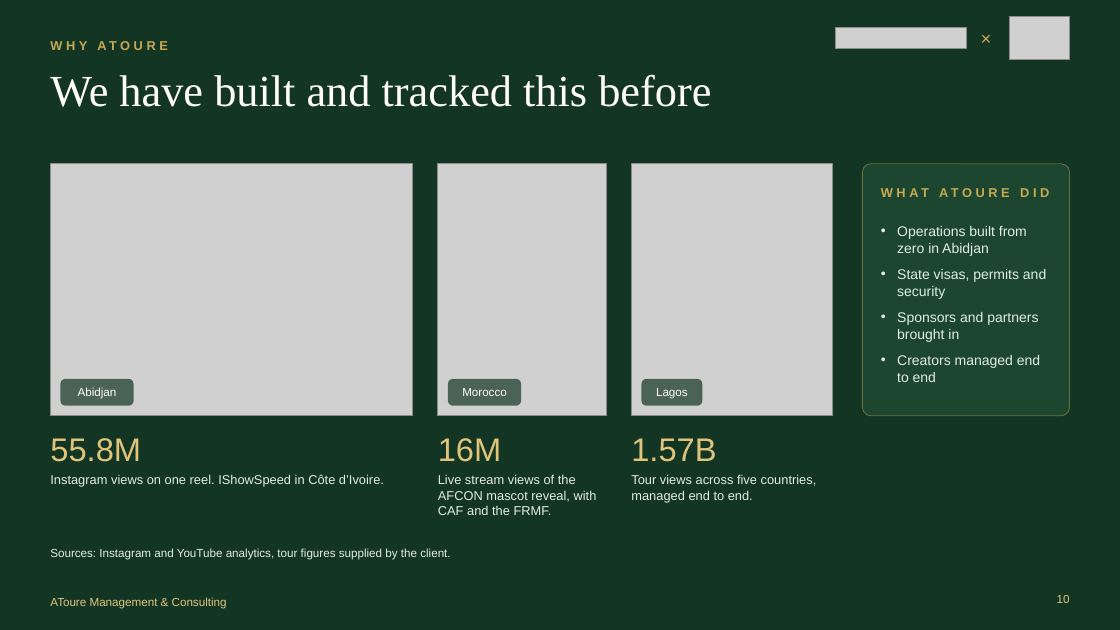
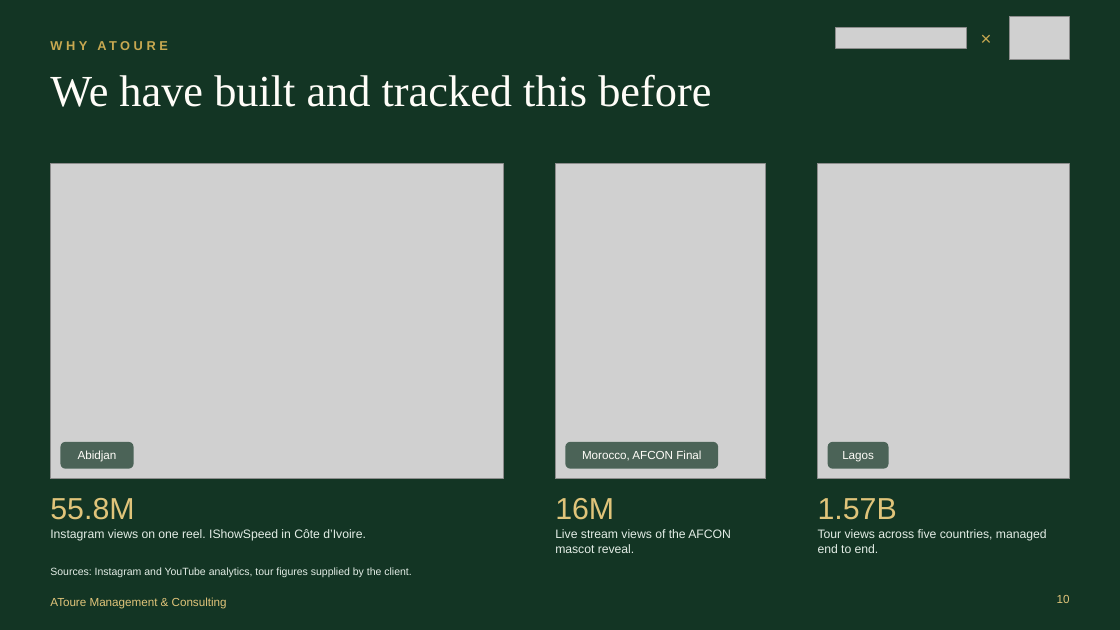
Before and after one commit to atoureconsulting/Mother-Africa, a slide deck: slide 10 of proposition-deck/AToure Mother Africa Festival Proposal.pptx. Drawn at 1120x630 pixels with LibreOffice and Linux fonts; fonts in the diff are those of the drawing; grey boxes stand for pictures; background and template pictures are left out. Boxes give left, top, right and bottom in pixels: in the first picture for what was removed or moved away, otherwise in the second. Text is boxed around its words. In the diff, an @@ line names an element or a change of style, - is before the commit and + after.

```diff
--- a/proposition-deck/AToure Mother Africa Festival Proposal.pptx
+++ b/proposition-deck/AToure Mother Africa Festival Proposal.pptx
@@ picture: place and size @@
-picture at [50, 164, 413, 416]
+picture at [50, 164, 503, 479]
@@ picture: place and size @@
-picture at [438, 164, 606, 416]
+picture at [555, 164, 765, 479]
@@ picture: place and size @@
-picture at [632, 164, 833, 416]
+picture at [818, 164, 1070, 479]
@@ rounded rectangle removed at [863, 164, 1070, 416] @@
@@ text removed at [881, 185, 1055, 208] @@
-WHAT ATOURE DID
@@ text removed at [897, 226, 1046, 382] @@
-• Operations built from zero in Abidjan
-• State visas, permits and security
-• Sponsors and partners brought in
-• Creators managed end to end
@@ text "Abidjan": place and size @@
-text "Abidjan" at [78, 387, 117, 399]
+text "Abidjan" at [78, 450, 117, 462]
@@ rounded rectangle: place and size @@
-rounded rectangle at [60, 379, 134, 406]
+rounded rectangle at [60, 442, 134, 469]
@@ rounded rectangle: place and size @@
-rounded rectangle at [448, 379, 521, 406]
+rounded rectangle at [565, 442, 718, 469]
@@ text "Lagos": place and size @@
-text "Lagos" at [656, 388, 688, 399]
+text "Lagos" at [842, 451, 874, 462]
@@ rounded rectangle: place and size @@
-rounded rectangle at [642, 379, 702, 406]
+rounded rectangle at [828, 442, 888, 469]
@@ text at [582, 450, 701, 460]: text changed @@
-Morocco
+Morocco, AFCON Final
@@ text "55.8M": place and size @@
-text "55.8M" at [50, 438, 141, 462]
+text "55.8M" at [50, 498, 134, 520]
@@ text "16M": place and size @@
-text "16M" at [438, 438, 502, 462]
+text "16M" at [555, 498, 614, 520]
@@ size 28 to 26 pt in 3 elements at [50, 498, 134, 520], [555, 498, 614, 520], [818, 498, 897, 520] @@
@@ text "1.57B": place and size @@
-text "1.57B" at [631, 438, 716, 462]
+text "1.57B" at [818, 498, 897, 520]
@@ text "Instagram views on one reel. ...": place and size @@
-text "Instagram views on one reel. ..." at [50, 474, 384, 487]
+text "Instagram views on one reel. ..." at [50, 529, 366, 541]
@@ text "Instagram views on one reel. ..." at [50, 529, 366, 541]: size 11 to 10.5 pt @@
@@ text at [555, 529, 731, 553]: text changed; size 11 to 10.5 pt @@
-Live stream views of the AFCON mascot reveal, with CAF and the FRMF.
+Live stream views of the AFCON mascot reveal.
@@ text "Tour views across five countries, ..." at [818, 529, 1047, 553]: size 11 to 10.5 pt @@
@@ text "Tour views across five countries, ...": place and size @@
-text "Tour views across five countries, ..." at [631, 474, 817, 503]
+text "Tour views across five countries, ..." at [818, 529, 1047, 553]
@@ text "Sources: Instagram and YouTube analytics, ...": place and size @@
-text "Sources: Instagram and YouTube analytics, ..." at [50, 548, 450, 560]
+text "Sources: Instagram and YouTube analytics, ..." at [50, 567, 411, 577]
@@ text "Sources: Instagram and YouTube analytics, ..." at [50, 567, 411, 577]: size 10 to 9 pt @@
```
Also in this commit, not shown: 2 other files.
